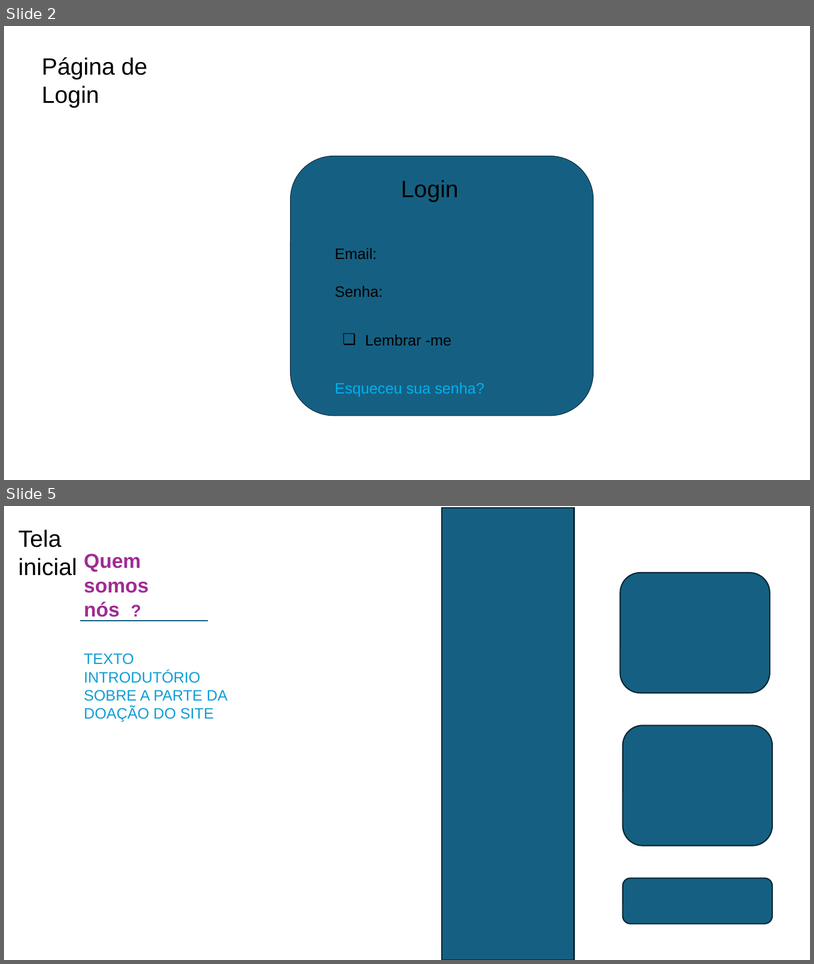
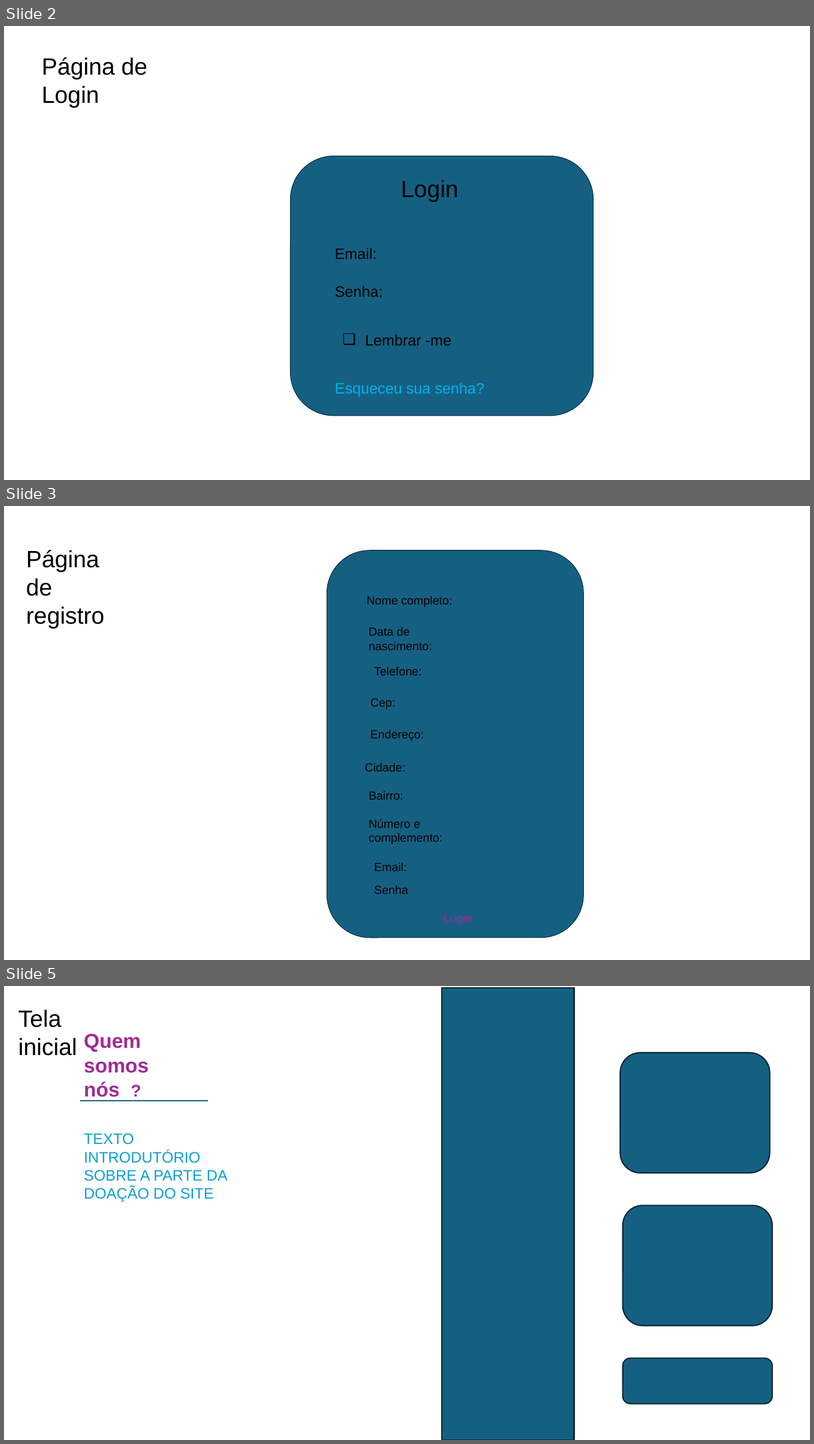
Before and after one commit to kauam0/Projeto-1, a slide deck: TCC - DOCUMENTAÇÃO/Escopo do TCC.pptx. Shown one above the other, each under a label of ours: slides 2 and 5 before the commit, slides 2, 3 and 5 after it; the slides between them are not shown. The pictures are 814x964 and 814x1444 pixels, drawn with LibreOffice and Linux fonts; fonts in the diff are those of the drawing. Boxes give left, top, right and bottom in pixels: in the first picture for what was removed or moved away, otherwise in the second. Text is boxed around its words. In the diff, an @@ line names an element or a change of style, - is before the commit and + after.

```diff
--- a/TCC - DOCUMENTAÇÃO/Escopo do TCC.pptx
+++ b/TCC - DOCUMENTAÇÃO/Escopo do TCC.pptx
@@ slide 3 added at [4,506,810,960], background #FFFFFF @@
@@ text added at [26,550,105,628], 28 pt, text #000000 @@
+Página de registro
@@ rounded rectangle added at [327,550,584,937], fill #156082, outline #0E2841 0.75 pt @@
@@ text added at [367,596,452,607], 14 pt, text #000000 @@
+Nome completo:
@@ text added at [369,627,432,650], 14 pt, text #000000 @@
+Data de nascimento:
@@ text added at [374,667,422,675], 14 pt, text #000000 @@
+Telefone:
@@ text added at [371,698,395,709], 14 pt, text #000000 @@
+Cep:
@@ text added at [371,730,424,741], 14 pt, text #000000 @@
+Endereço:
@@ text added at [365,763,406,771], 14 pt, text #000000 @@
+Cidade:
@@ text added at [369,791,404,799], 14 pt, text #000000 @@
+Bairro:
@@ text added at [369,819,443,844], 14 pt, text #000000 @@
+Número e complemento:
@@ text added at [374,862,407,871], 14 pt, text #000000 @@
+Email:
@@ text added at [374,885,408,894], 14 pt, text #000000 @@
+Senha
@@ text added at [444,913,473,924], 14 pt, text #A02B93 @@
+Login
```
Also in this commit, not shown: 2 slides changed, 1 slide removed, 13 other files.
